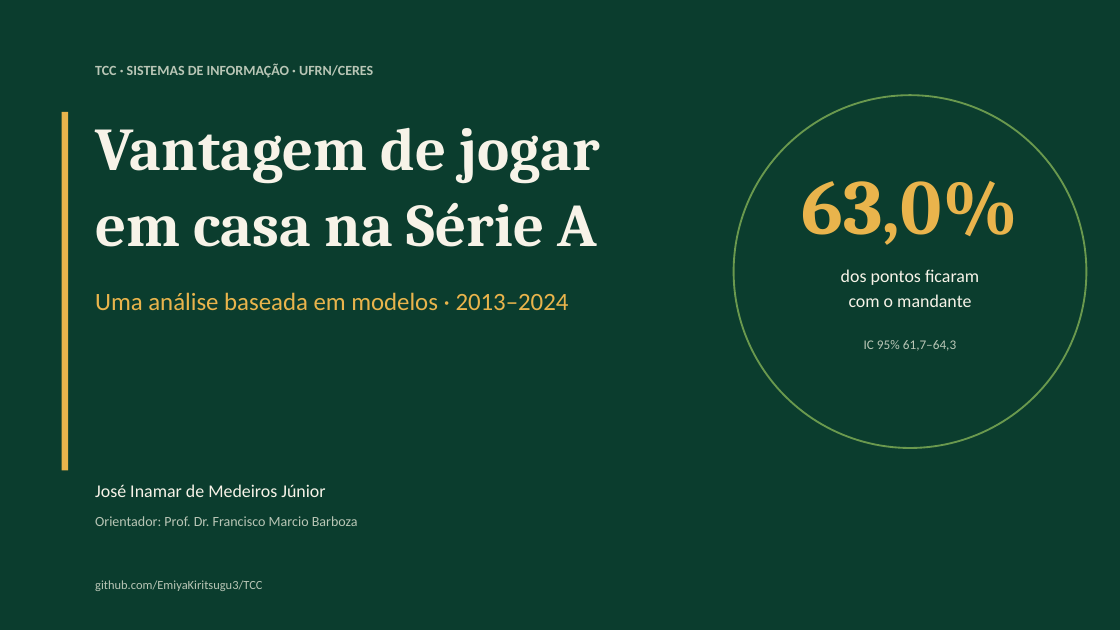
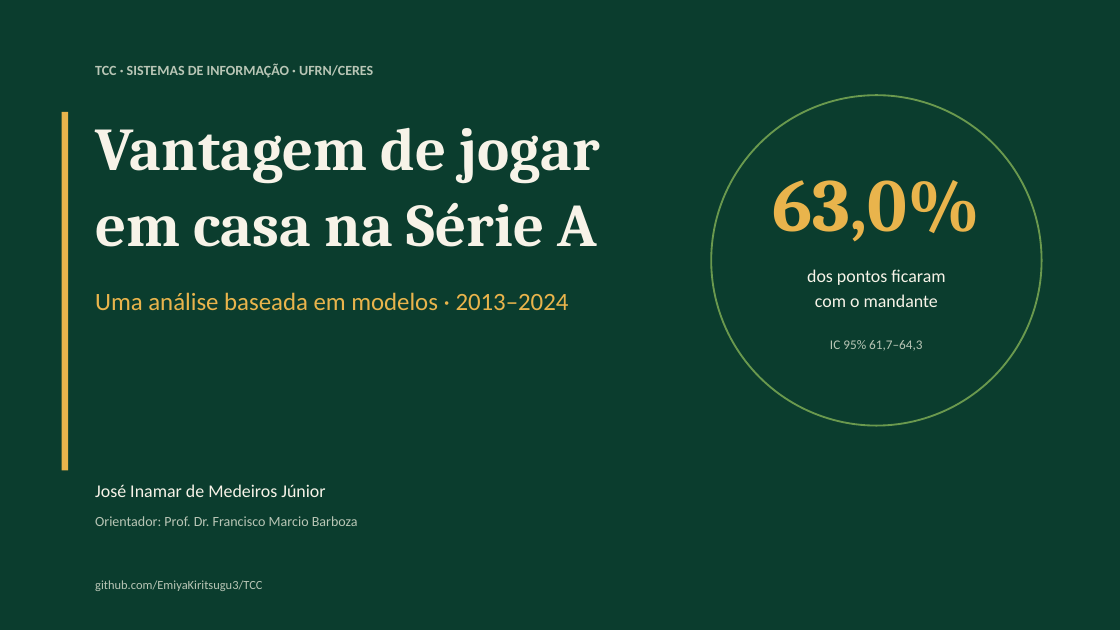
Before and after one commit to EmiyaKiritsugu3/TCC, a slide deck: slide 1 of apresentacao/apresentacao_artigo_2013_2024.pptx. Drawn at 1120x630 pixels with LibreOffice and Linux fonts; fonts in the diff are those of the drawing. Boxes give left, top, right and bottom in pixels: in the first picture for what was removed or moved away, otherwise in the second. Text is boxed around its words. In the diff, an @@ line names an element or a change of style, - is before the commit and + after.

```diff
--- a/apresentacao/apresentacao_artigo_2013_2024.pptx
+++ b/apresentacao/apresentacao_artigo_2013_2024.pptx
@@ ellipse resized from (x1=734, y1=95, x2=1086, y2=448) to (x1=711, y1=95, x2=1042, y2=426) @@
@@ text "63,0%" moved from (x1=802, y1=181, x2=1019, y2=245) to (x1=772, y1=180, x2=980, y2=242) @@
@@ text "63,0%" at (x1=772, y1=180, x2=980, y2=242): size 50 to 48 pt @@
@@ text "dos pontos ficaram" moved from (x1=841, y1=269, x2=979, y2=307) to (x1=807, y1=269, x2=945, y2=307) @@
@@ text "IC 95% 61,7–64,3" moved from (x1=864, y1=340, x2=956, y2=351) to (x1=830, y1=340, x2=922, y2=351) @@
```
Also in this commit, not shown: 9 other slides changed, 6 other files.
